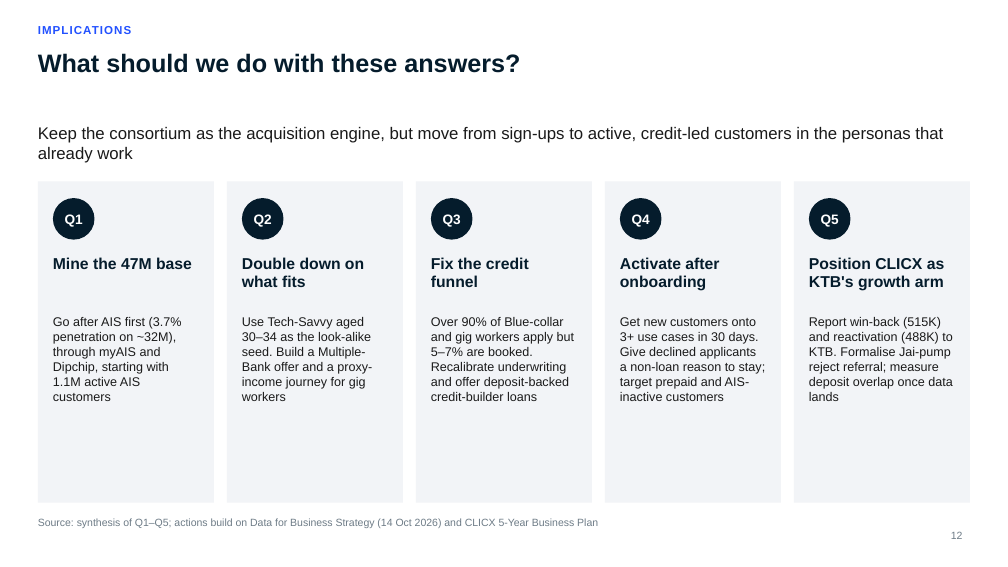
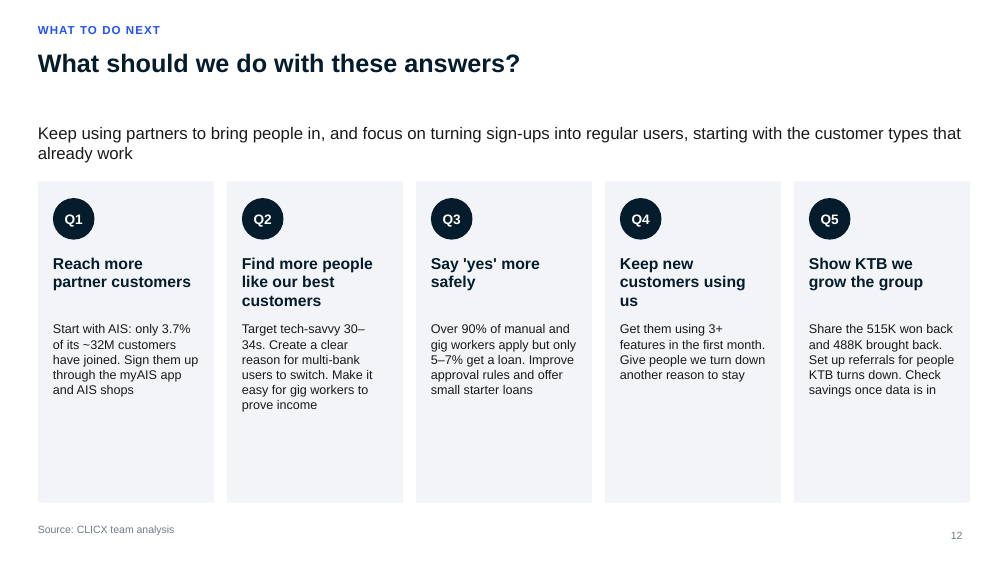
Before and after one commit to hweisim/claude_code, a slide deck: slide 12 of clicx_insights/CLICX_Customer_Insights.pptx. Drawn at 1008x567 pixels with LibreOffice and Linux fonts; fonts in the diff are those of the drawing; background and template pictures are left out. Boxes give left, top, right and bottom in pixels: in the first picture for what was removed or moved away, otherwise in the second. Text is boxed around its words. In the diff, an @@ line names an element or a change of style, - is before the commit and + after.

```diff
--- a/clicx_insights/CLICX_Customer_Insights.pptx
+++ b/clicx_insights/CLICX_Customer_Insights.pptx
@@ text at (x1=38, y1=26, x2=160, y2=34): text changed @@
-IMPLICATIONS
+WHAT TO DO NEXT
@@ text at (x1=38, y1=127, x2=961, y2=163): text changed @@
-Keep the consortium as the acquisition engine, but move from sign-ups to active, credit-led customers in the personas that already work
+Keep using partners to bring people in, and focus on turning sign-ups into regular users, starting with the customer types that already work
@@ text at (x1=53, y1=257, x2=191, y2=291): text changed @@
-Mine the 47M base
+Reach more partner customers
@@ text at (x1=242, y1=257, x2=373, y2=306): text changed @@
-Double down on what fits
+Find more people like our best customers
@@ text at (x1=431, y1=258, x2=539, y2=291): text changed @@
-Fix the credit funnel
+Say 'yes' more safely
@@ text at (x1=620, y1=258, x2=746, y2=306): text changed @@
-Activate after onboarding
+Keep new customers using us
@@ text at (x1=809, y1=257, x2=924, y2=291): text changed @@
-Position CLICX as KTB's growth arm
+Show KTB we grow the group
@@ text at (x1=53, y1=324, x2=198, y2=397): text changed @@
-Go after AIS first (3.7% penetration on ~32M), through myAIS and Dipchip, starting with 1.1M active AIS customers
+Start with AIS: only 3.7% of its ~32M customers have joined. Sign them up through the myAIS app and AIS shops
@@ text at (x1=242, y1=324, x2=372, y2=412): text changed @@
-Use Tech-Savvy aged 30–34 as the look-alike seed. Build a Multiple-Bank offer and a proxy-income journey for gig workers
+Target tech-savvy 30–34s. Create a clear reason for multi-bank users to switch. Make it easy for gig workers to prove income
@@ text at (x1=431, y1=324, x2=576, y2=394): text changed @@
-Over 90% of Blue-collar and gig workers apply but 5–7% are booked. Recalibrate underwriting and offer deposit-backed credit-builder loans
+Over 90% of manual and gig workers apply but only 5–7% get a loan. Improve approval rules and offer small starter loans
@@ text at (x1=620, y1=324, x2=765, y2=382): text changed @@
-Get new customers onto 3+ use cases in 30 days. Give declined applicants a non-loan reason to stay; target prepaid and AIS-inactive customers
+Get them using 3+ features in the first month. Give people we turn down another reason to stay
@@ text at (x1=809, y1=324, x2=955, y2=397): text changed @@
-Report win-back (515K) and reactivation (488K) to KTB. Formalise Jai-pump reject referral; measure deposit overlap once data lands
+Share the 515K won back and 488K brought back. Set up referrals for people KTB turns down. Check savings once data is in
@@ text at (x1=38, y1=525, x2=175, y2=535): text changed @@
-Source: synthesis of Q1–Q5; actions build on Data for Business Strategy (14 Oct 2026) and CLICX 5-Year Business Plan
+Source: CLICX team analysis
```
Also in this commit, not shown: 11 other slides changed, 3 other files.
